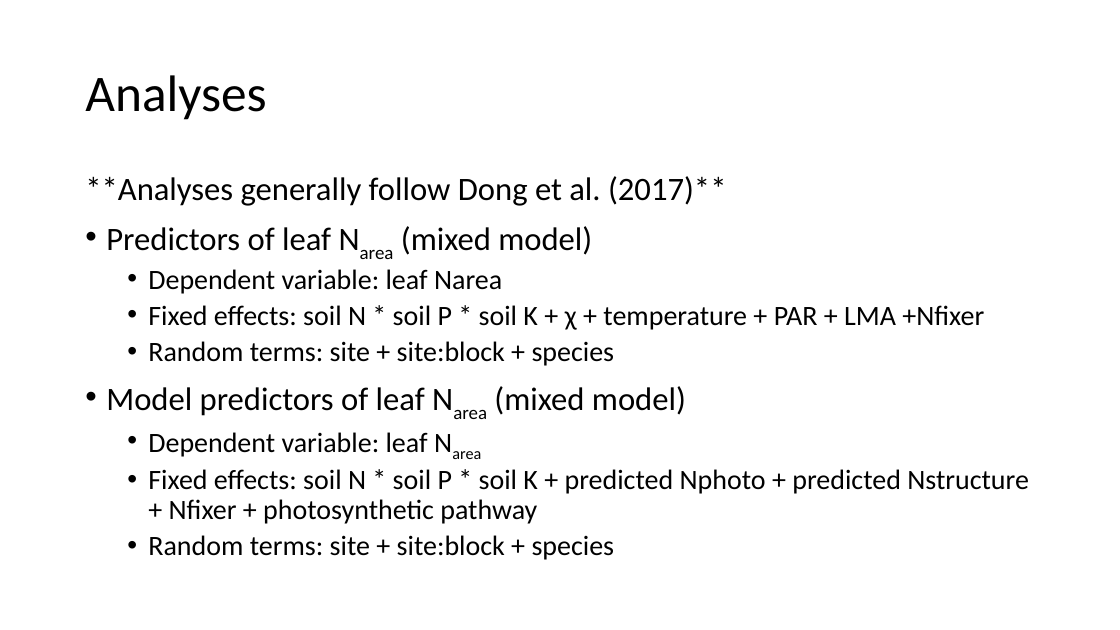
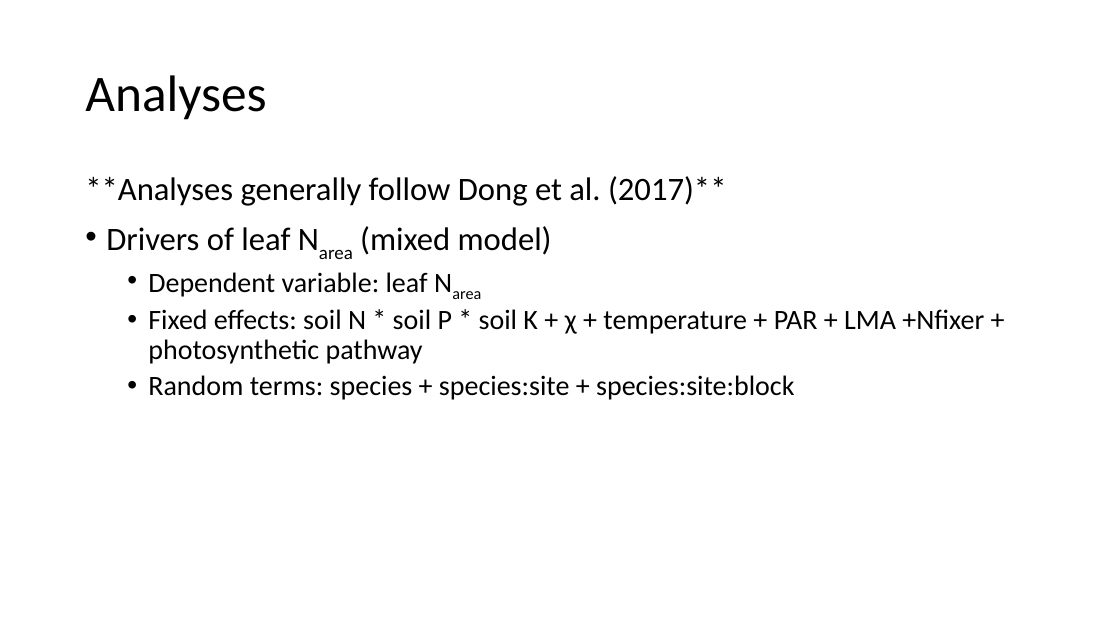
Before and after one commit to efwaring/NutNetPhys, a slide deck: slide 12 of presentations/nutnet_narea.pptx (slide 11 before the commit). Drawn at 1120x630 pixels with LibreOffice and Linux fonts; fonts in the diff are those of the drawing. Boxes give left, top, right and bottom in pixels: in the first picture for what was removed or moved away, otherwise in the second. Text is boxed around its words. In the diff, an @@ line names an element or a change of style, - is before the commit and + after.

Commit message:
just refining the analyses a bit and prepping the presentation

```diff
--- a/presentations/nutnet_narea.pptx
+++ b/presentations/nutnet_narea.pptx
@@ text at [106,226,552,255]: text changed @@
-• Predictors of leaf Narea (mixed model)
+• Drivers of leaf Narea (mixed model)
@@ text at [148,272,428,297]: now subscript in "Narea" @@
@@ text at [148,309,984,400]: text changed @@
-  • Fixed effects: soil N * soil P * soil K + χ + temperature + PAR + LMA +Nfixer
-  • Random terms: site + site:block + species
-• Model predictors of leaf Narea (mixed model)
-  • Dependent variable: leaf Narea
-  • Fixed effects: soil N * soil P * soil K + predicted Nphoto + predicted Nstructure + Nfixer + photosynthetic pathway
-  • Random terms: site + site:block + species
+  • Fixed effects: soil N * soil P * soil K + χ + temperature + PAR + LMA +Nfixer + photosynthetic pathway
+  • Random terms: species + species:site + species:site:block
```
Also in this commit, not shown: 11 other slides changed, 4 slides added, 11 other files.
